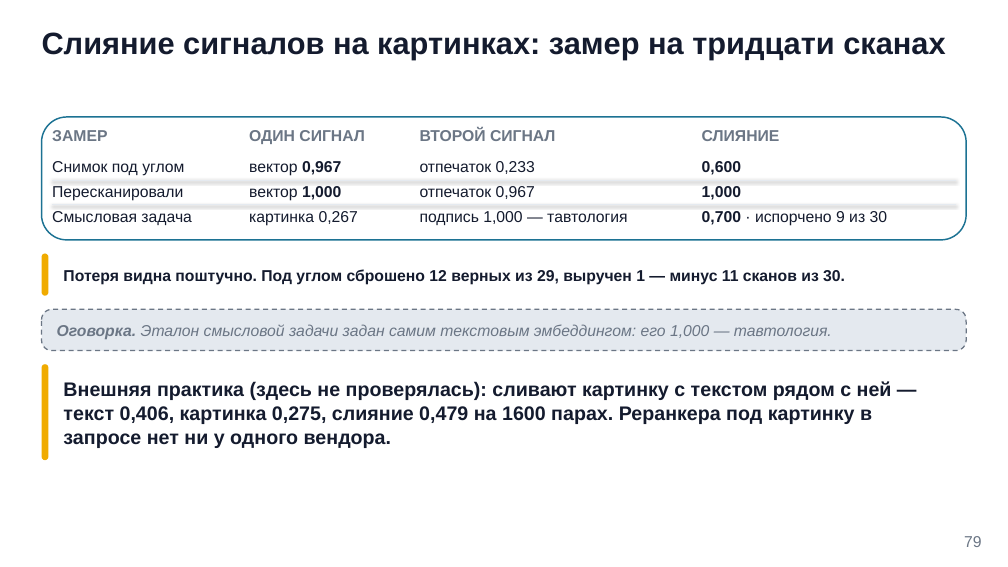
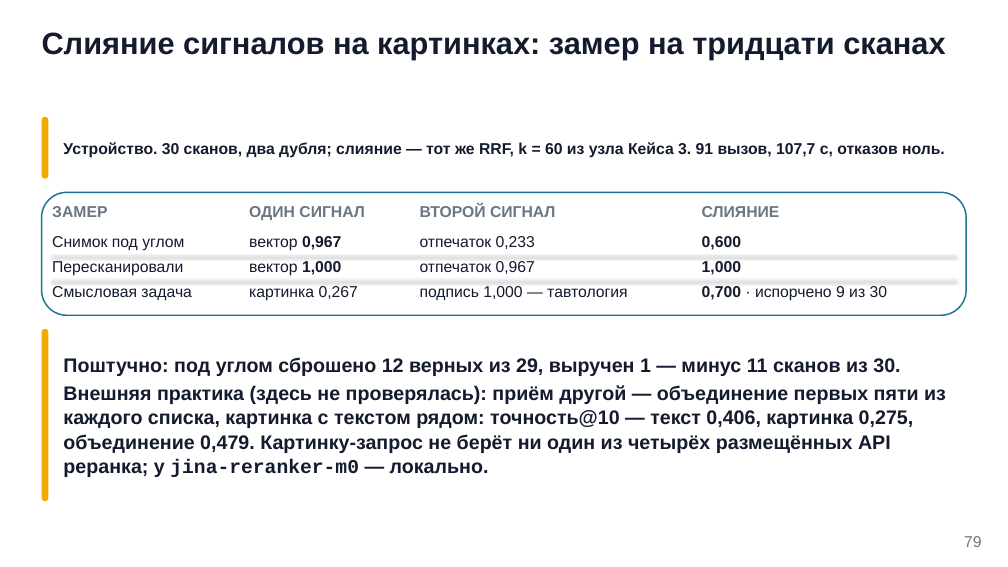
Before and after one commit to tellina-study/AI-usage-lessons, a slide deck: slide 79 of library/seminars/sem-10/rendered/sem-10.pptx. Drawn at 1008x567 pixels with LibreOffice and Linux fonts; fonts in the diff are those of the drawing. Boxes give left, top, right and bottom in pixels: in the first picture for what was removed or moved away, otherwise in the second. Text is boxed around its words. In the diff, an @@ line names an element or a change of style, - is before the commit and + after.

```diff
--- a/library/seminars/sem-10/rendered/sem-10.pptx
+++ b/library/seminars/sem-10/rendered/sem-10.pptx
@@ rounded rectangle: place and size @@
-rounded rectangle at box(42, 253, 48, 296)
+rounded rectangle at box(42, 117, 48, 179)
@@ text added at box(63, 142, 945, 158), 15 pt, text #141B2E, bold @@
+Устройство. 30 сканов, два дубля; слияние — тот же RRF, k = 60 из узла Кейса 3. 91 вызов, 107,7 с, отказов ноль.
@@ 16 texts, 1 rounded rectangle: place and size @@
-16 texts, 1 rounded rectangle at box(42, 117, 966, 240)
+16 texts, 1 rounded rectangle at box(42, 192, 966, 315)
@@ line moved from (52, 205) - (956, 205) to (52, 256) - (956, 256) @@
@@ text removed at box(63, 269, 845, 285) @@
-Потеря видна поштучно. Под углом сброшено 12 верных из 29, выручен 1 — минус 11 сканов из 30.
@@ line moved from (52, 180) - (956, 180) to (52, 280) - (956, 280) @@
@@ rounded rectangle: place and size @@
-rounded rectangle at box(42, 364, 48, 461)
+rounded rectangle at box(42, 329, 48, 501)
@@ rounded rectangle removed at box(42, 309, 966, 351) @@
@@ text removed at box(57, 324, 832, 339) @@
-Оговорка. Эталон смысловой задачи задан самим текстовым эмбеддингом: его 1,000 — тавтология.
@@ text at box(63, 357, 946, 477): text changed @@
-Внешняя практика (здесь не проверялась): сливают картинку с текстом рядом с ней — текст 0,406, картинка 0,275, слияние 0,479 на 1600 парах. Реранкера под картинку в запросе нет ни у одного вендора.
+Поштучно: под углом сброшено 12 верных из 29, выручен 1 — минус 11 сканов из 30.
+Внешняя практика (здесь не проверялась): приём другой — объединение первых пяти из каждого списка, картинка с текстом рядом: точность@10 — текст 0,406, картинка 0,275, объединение 0,479. Картинку-запрос не берёт ни один из четырёх размещённых API реранка; у jina-reranker-m0 — локально.
```
Also in this commit, not shown: 12 other slides changed, 1 slide added, 1 slide removed, 4 other files.
